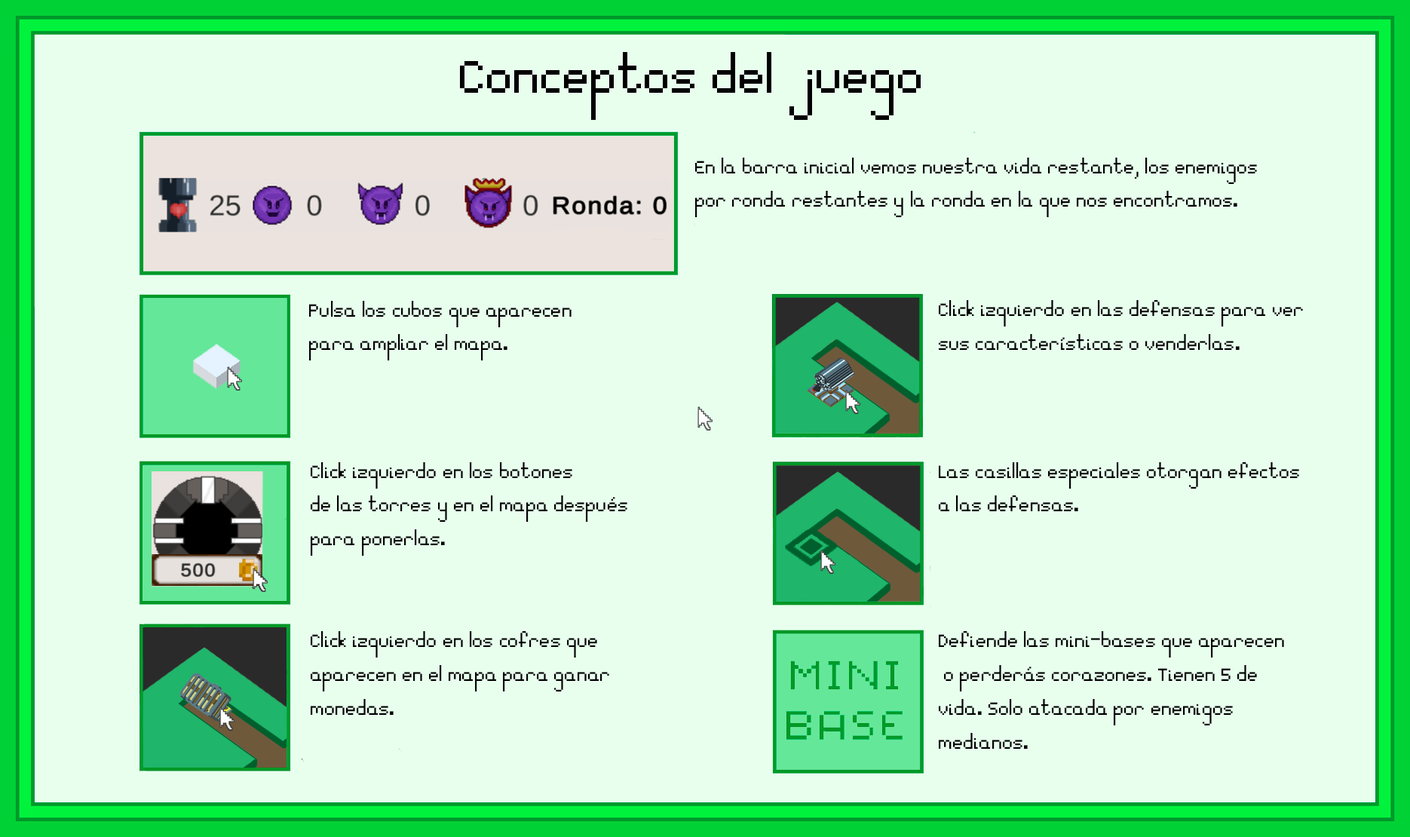
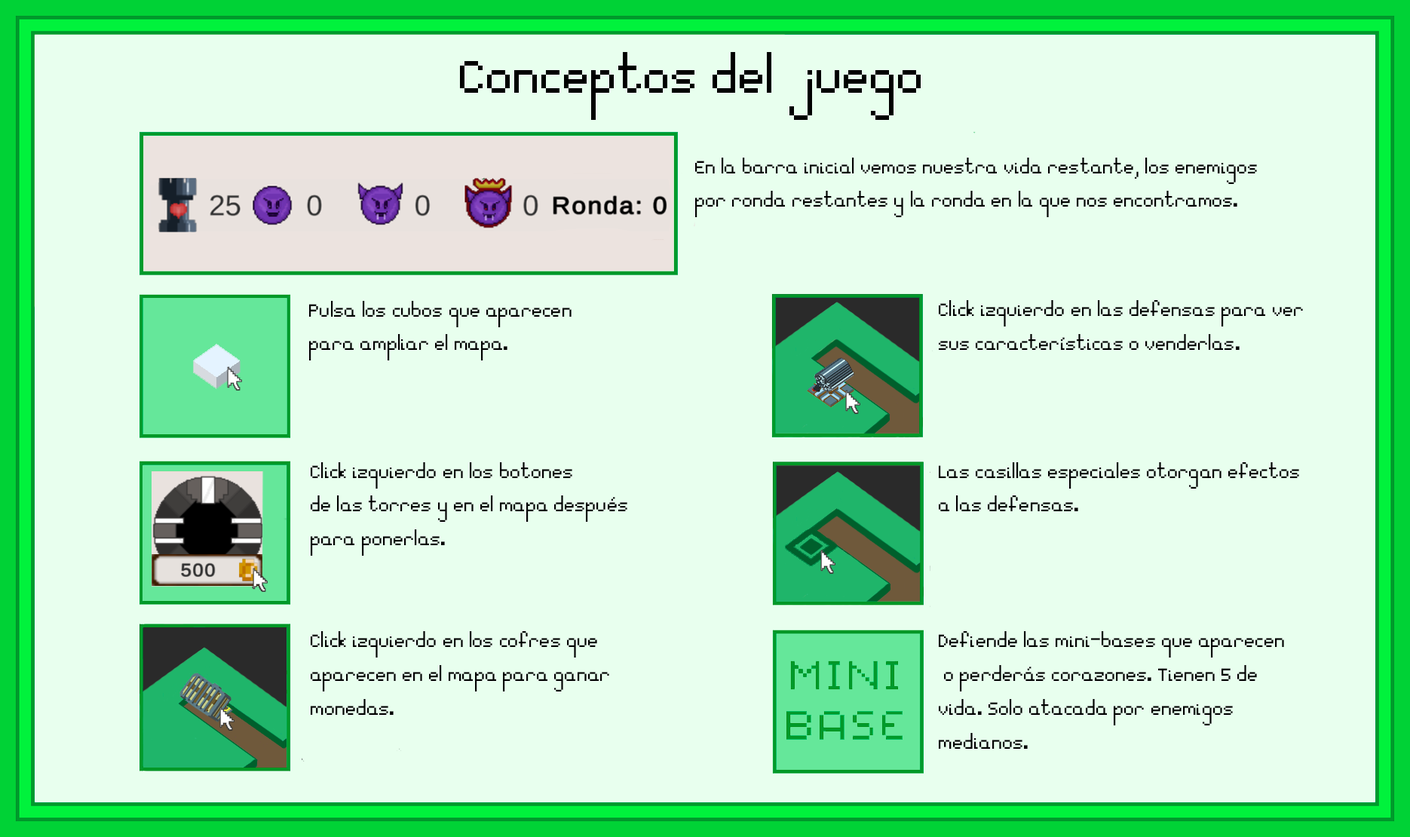
Layer changes from the first 1410×837 image to the second:
removed layer "RatonInfo1" (2nd of 2) over [697, 406, 713, 431]
